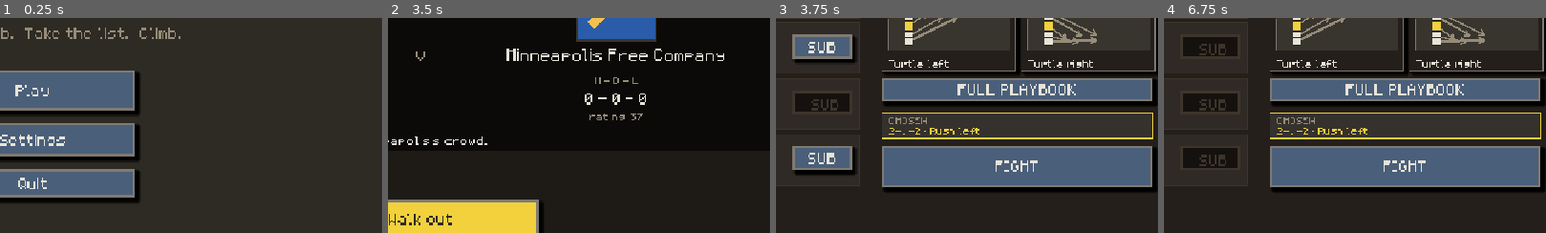
Above: before the commit, frames 1-4 (left to right).
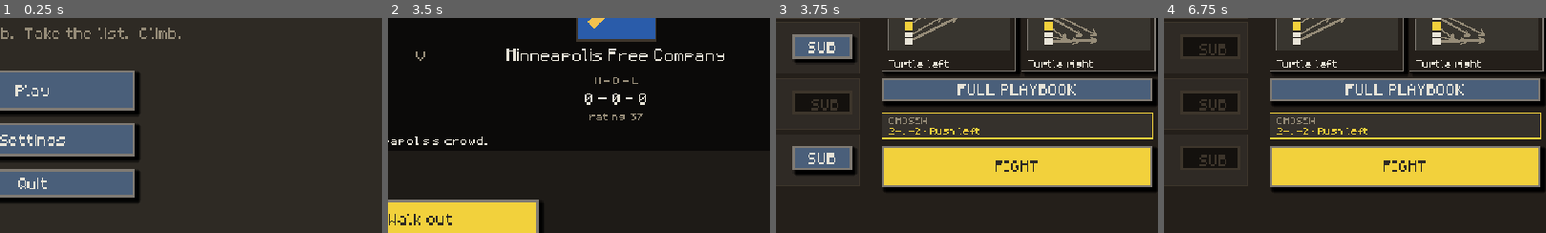
Above: after the commit, the same moments.

Repository: PeteMoe56/8bit-buhurt
Game: Godot game, scene res://scenes/Start.tscn
Two runs of this game, one before a commit and one after it. Both use one fixed random seed, a clock stepped at 60 frames per second and the inputs below.
Inputs:
- Up to frame 1 (0.25 s): no input
- Up to frame 2 (3.5 s): click "Play" at 0.5 s; click "Start a club" at 1.25 s; click "Seattle" at 2 s; click "Next event" at 2.75 s
- Up to frame 3 (3.75 s): click "Walk out" at 3.5 s
- Up to frame 4 (6.75 s): click "SUB" at 4.25 s; click "Dain · Rail · 100%" at 5 s; click "SUB" at 5.75 s; click "Calder · Rail · 100%" at 6.5 s
The pictures show only the part of the screen within x 46-96%, y 43-93%; the shares and areas given below are measured in that part.

Frames 1-2 are identical in both runs. In frame 3, 12% of the frame differs, in the area x 28-98%, y 60-78%; in frame 4, 12%.

Commit message:
Gold FIGHT on the pre-fight and corner
Co-Authored-By: Claude Opus 5.5 <noreply@anthropic.com>
Claude-Session: https://claude.ai/code/session_01PvoGJDmZvsa8VzcYhFpLtv

Diff:
--- a/scripts/melee/melee_scene.gd
+++ b/scripts/melee/melee_scene.gd
@@ -2894,6 +2894,8 @@
 	## has already sent a shape, so the corner opens with it chosen and the
 	## button live; it can only be empty if the player cancels out of the book.
 	fight.disabled = chosen_call.is_empty()
+	if not fight.disabled:
+		UiKit.primary(fight)
 	corner_nodes.append(fight)
 	ui.add_child(fight)
 
Binary file changed: shots/aar.png
Binary file changed: shots/book_stars.png
Binary file changed: shots/bracket_done.png
Binary file changed: shots/bracket_live.png
Binary file changed: shots/bracket_pools.png
Binary file changed: shots/corner_faves.png
Binary file changed: shots/corner_round.png
Binary file changed: shots/corner_sub.png
Binary file changed: shots/prefight_plan.png
Binary file changed: shots/prefight_splash.png
Binary file changed: shots/splash_away.png
Binary file changed: shots/splash_home.png
(and 1 more such lines)
